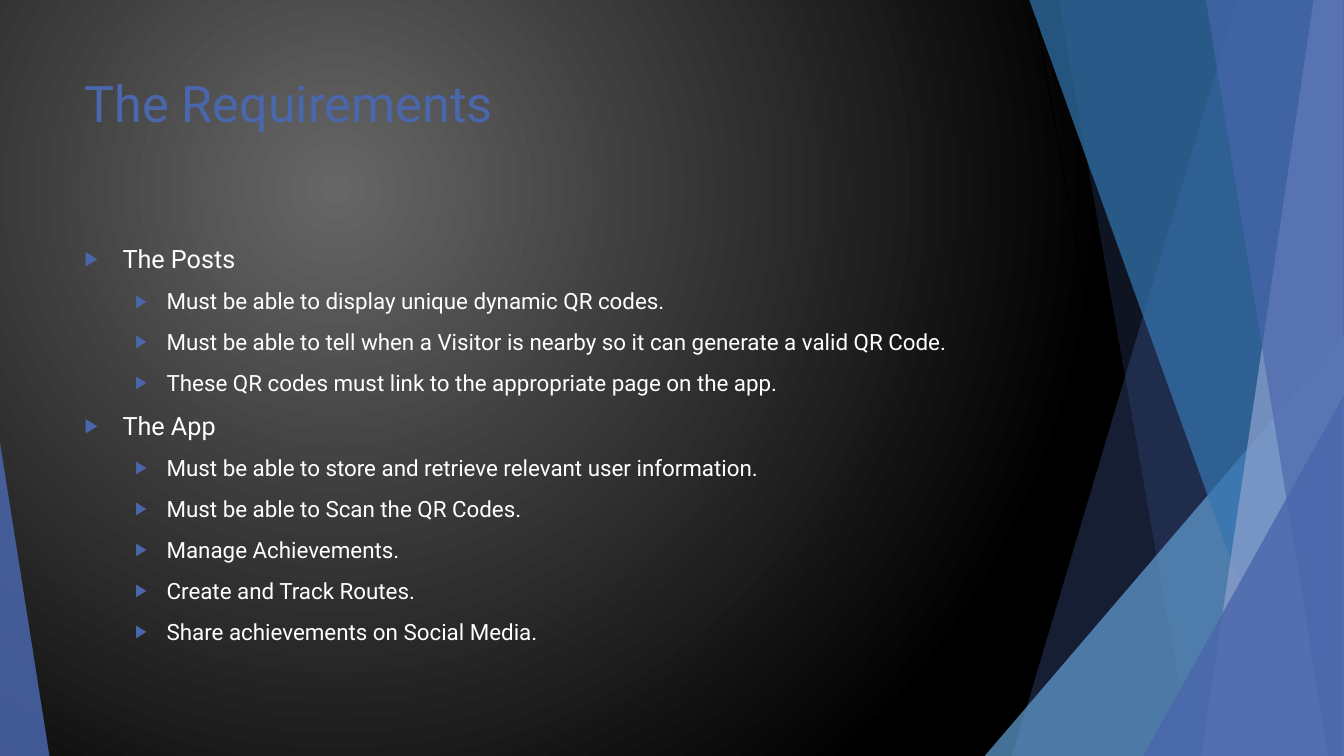
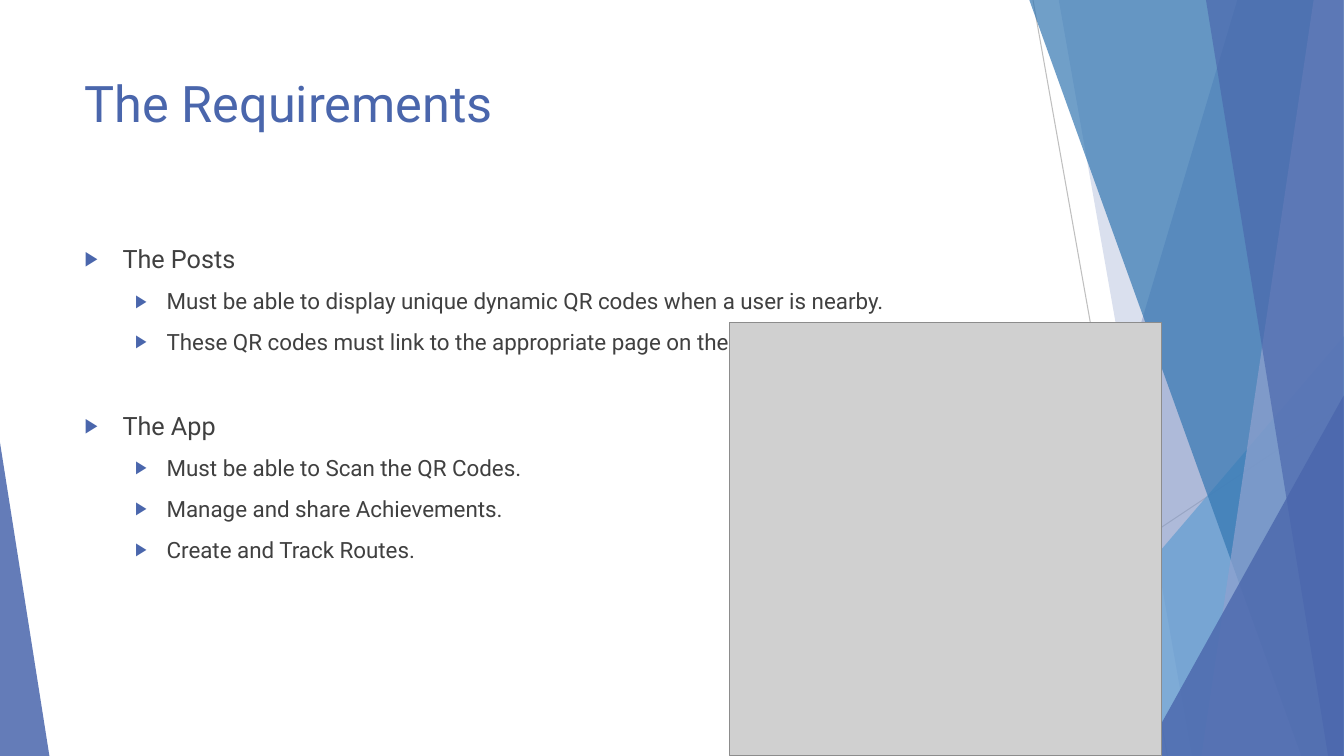
Before and after one commit to glasgow2016/team-5, a slide deck: slide 3 of Design.pptx (slide 4 before the commit). Drawn at 1344x756 pixels with LibreOffice and Linux fonts; fonts in the diff are those of the drawing; grey boxes stand for pictures. Boxes give left, top, right and bottom in pixels: in the first picture for what was removed or moved away, otherwise in the second. Text is boxed around its words. In the diff, an @@ line names an element or a change of style, - is before the commit and + after.

```diff
--- a/Design.pptx
+++ b/Design.pptx
@@ background gradient #676767 to #000000 to #FFFFFF @@
@@ line (1033, 0) - (1168, 756): stroke #000000 0.75 pt to #BFBFBF 0.75 pt @@
@@ text at [123, 249, 728, 558]: text colour #FFFFFF to #404040 in "The Posts", "These QR codes must link to the ...", "The App", "Must be able to Scan the QR ..." and 1 more places @@
@@ text at [167, 292, 884, 314]: text changed; text colour #FFFFFF to #404040 @@
-  ▶ Must be able to display unique dynamic QR codes.
-  ▶ Must be able to tell when a Visitor is nearby so it can generate a valid QR Code.
+  ▶ Must be able to display unique dynamic QR codes when a user is nearby.
@@ picture added at [730, 323, 1163, 756] @@
@@ line (1344, 406) - (819, 756): stroke #000000 0.75 pt to #D9D9D9 0.75 pt @@
@@ text at [167, 459, 758, 477]: paragraph removed @@
-  ▶ Must be able to store and retrieve relevant user information.
@@ text at [167, 500, 503, 522]: text changed; text colour #FFFFFF to #404040 @@
-  ▶ Manage Achievements.
+  ▶ Manage and share Achievements.
@@ text at [167, 623, 537, 641]: paragraph removed @@
-  ▶ Share achievements on Social Media.
```
Also in this commit, not shown: 5 other slides changed, 2 slides removed.
